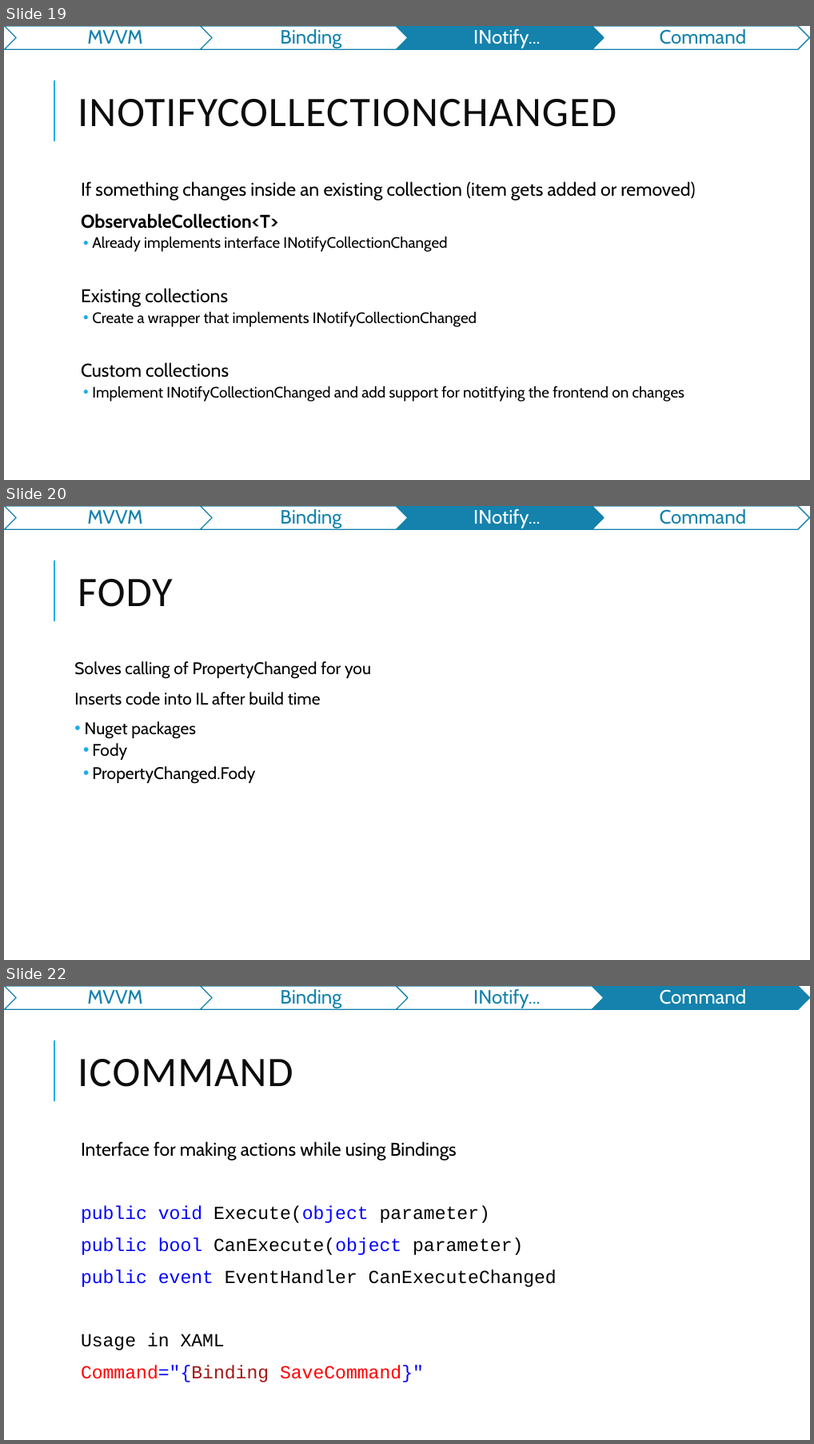
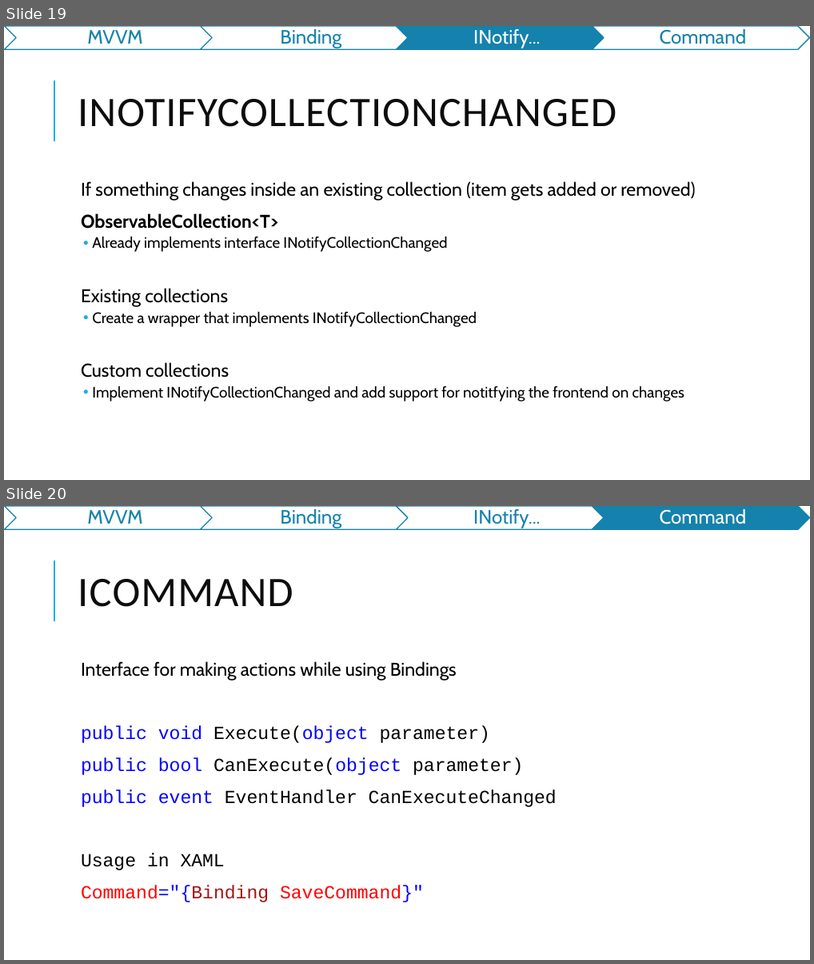
Before and after one commit to jasho/pv239-maui, a slide deck: 03_MVVM/PV239-Xamarin-03_MVVM.pptx. Shown one above the other, each under a label of ours: slides 19, 20 and 22 before the commit, slides 19 and 20 after it; the slides between them are not shown. The pictures are 814x1444 and 814x964 pixels, drawn with LibreOffice and Linux fonts; fonts in the diff are those of the drawing. Boxes give left, top, right and bottom in pixels: in the first picture for what was removed or moved away, otherwise in the second. Text is boxed around its words. In the diff, an @@ line names an element or a change of style, - is before the commit and + after.

```diff
--- a/03_MVVM/PV239-Xamarin-03_MVVM.pptx
+++ b/03_MVVM/PV239-Xamarin-03_MVVM.pptx
@@ slide 20 removed at [4, 506, 810, 960], background #FFFFFF; not listed: 1 template element that a slide beside it also shows @@
@@ group removed at [5, 506, 810, 529]: 4 chevrons, 4 texts @@
-MVVM
-Binding
-INotify...
-Command
@@ title removed at [78, 579, 172, 607] @@
-FODY
@@ text removed at [74, 661, 371, 784] @@
-Solves calling of PropertyChanged for you
-Inserts code into IL after build time
-• Nuget packages
-  • Fody
-  • PropertyChanged.Fody
@@ what was slide 22 is now slide 20 @@
```
Also in this commit, not shown: 1 other slide removed.
